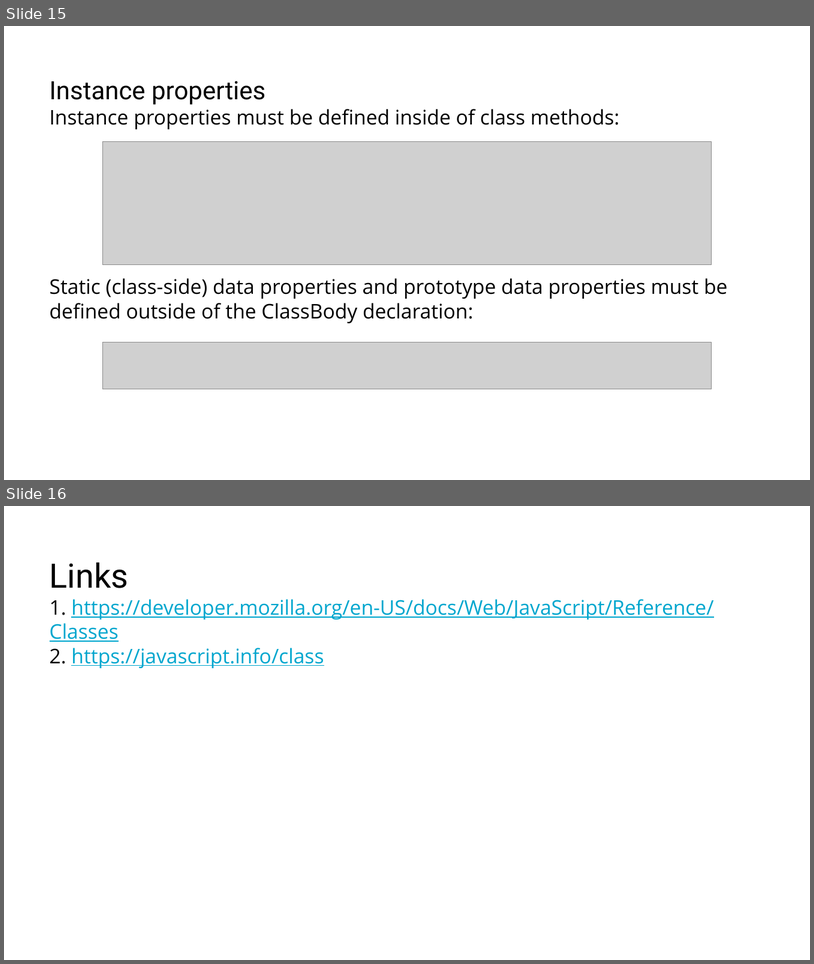
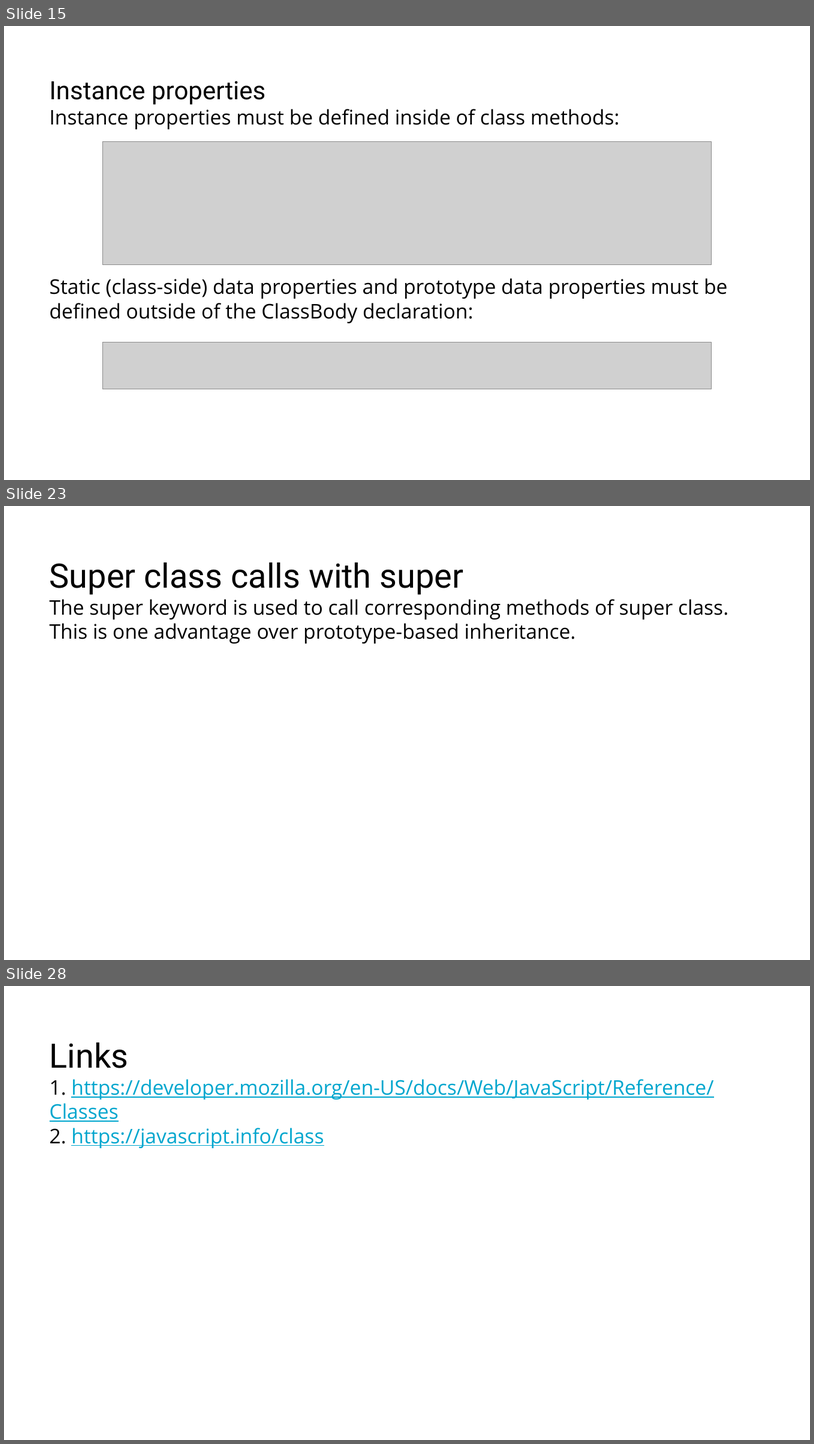
Before and after one commit to RostyslavSynenko/Lv-469.NodeJS, a slide deck: presentations/Classes.pptx. Shown one above the other, each under a label of ours: slides 15 and 16 before the commit, slides 15, 23 and 28 after it; the slides between them are not shown. The pictures are 814x964 and 814x1444 pixels, drawn with LibreOffice and Linux fonts; fonts in the diff are those of the drawing; grey boxes stand for pictures; background and template pictures are left out. Boxes give left, top, right and bottom in pixels: in the first picture for what was removed or moved away, otherwise in the second. Text is boxed around its words. In the diff, an @@ line names an element or a change of style, - is before the commit and + after.

Commit message:
added Classes presentation

```diff
--- a/presentations/Classes.pptx
+++ b/presentations/Classes.pptx
@@ slide 23 added at <box>4,506,810,960</box>, background #FFFFFF @@
@@ title added at <box>50,562,729,643</box>, 24 pt, text #000000 @@
+Super class calls with super
+The super keyword is used to call corresponding methods of super class. This is one advantage over prototype-based inheritance.
@@ what was slide 16 is now slide 28 @@
```
Also in this commit, not shown: 11 other slides added.
